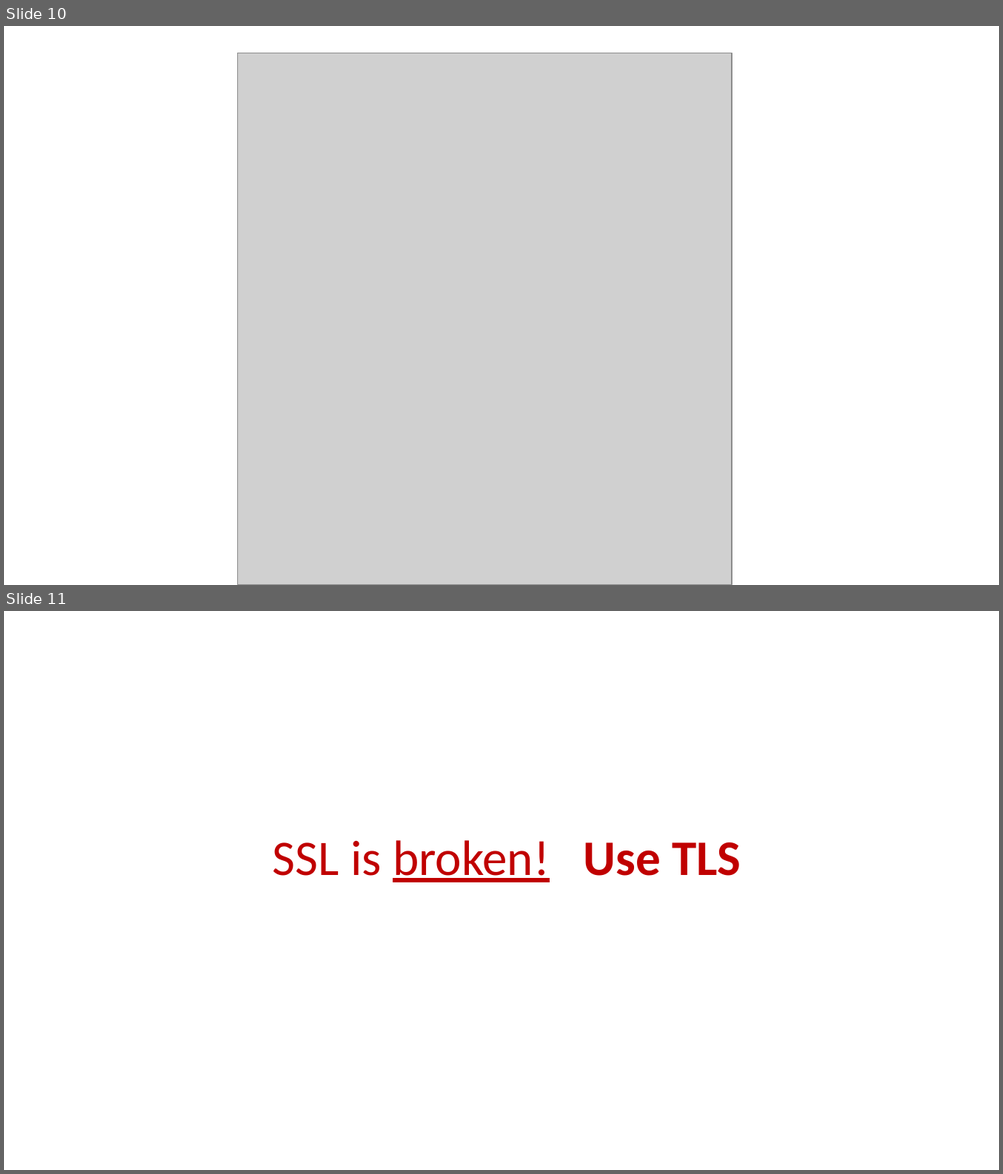
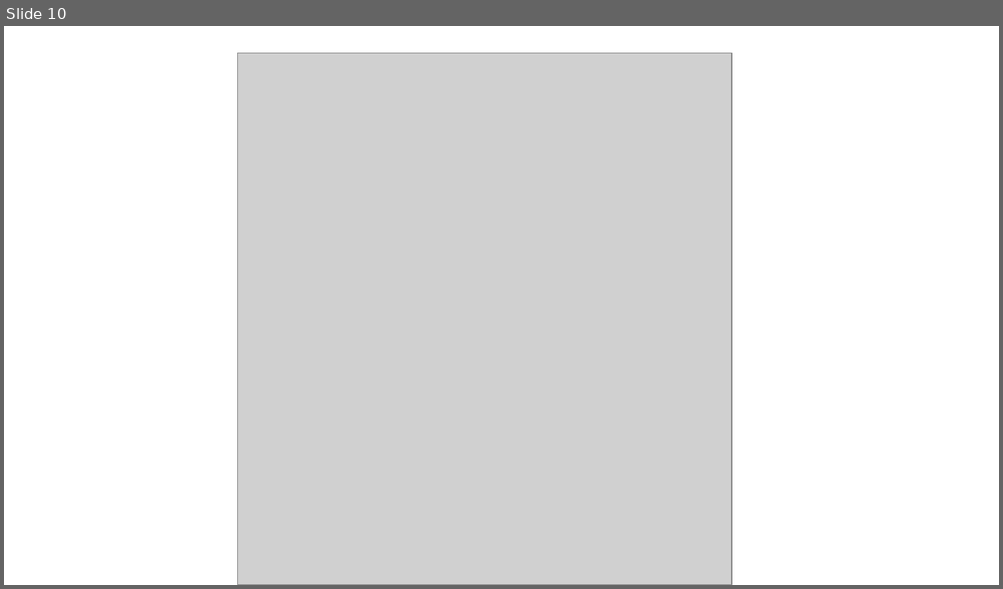
Before and after one commit to spetryjohnson/Securing-Your-API-Endpoints, a slide deck: Securing Your API Endpoints.pptx. Shown one above the other, each under a label of ours: slides 10 and 11 before the commit, slide 10 after it. The pictures are 1003x1174 and 1003x589 pixels, drawn with LibreOffice and Linux fonts; fonts in the diff are those of the drawing; grey boxes stand for pictures. Boxes give left, top, right and bottom in pixels: in the first picture for what was removed or moved away, otherwise in the second. Text is boxed around its words. In the diff, an @@ line names an element or a change of style, - is before the commit and + after.

```diff
--- a/Securing Your API Endpoints.pptx
+++ b/Securing Your API Endpoints.pptx
@@ slide 11 removed at bbox=[4, 611, 999, 1170], background #FFFFFF @@
@@ title removed at bbox=[273, 840, 740, 883] @@
-SSL is broken! Use TLS
```
Also in this commit, not shown: 6 slides changed.
